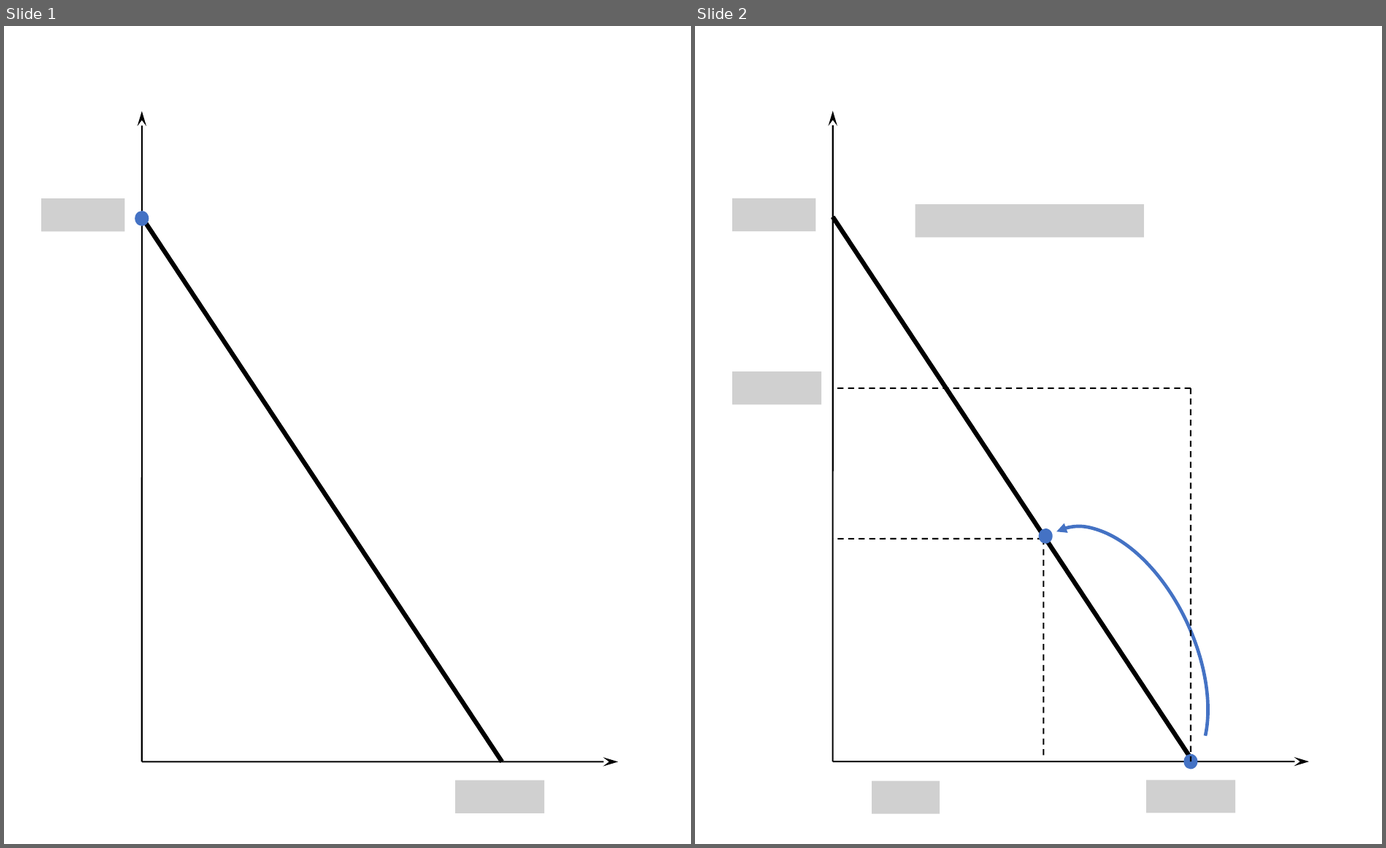
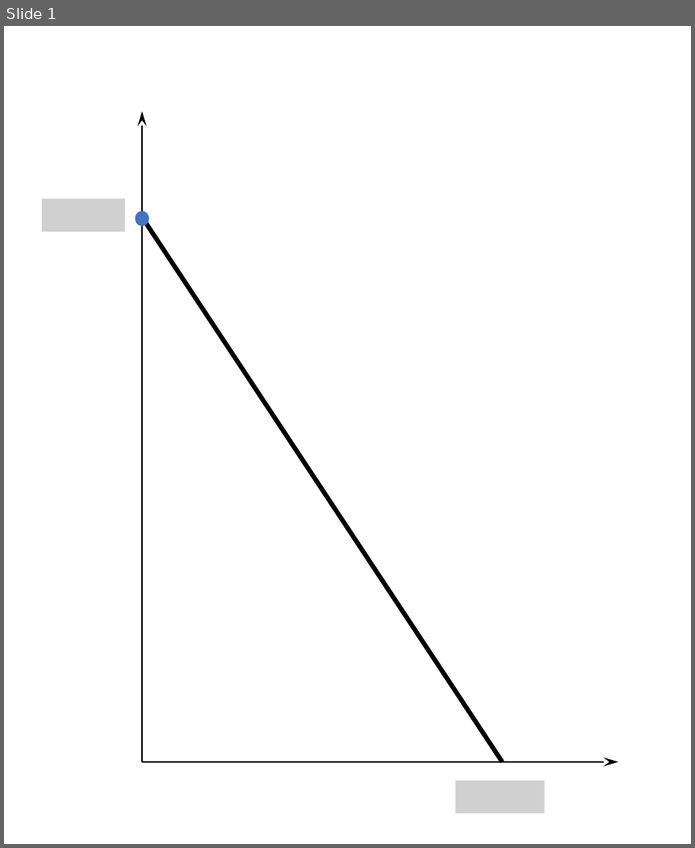
Before and after one commit to peteawag/ECO00001I-A-Microeconomics-II-2019, a slide deck: img/insurance.pptx. Shown side by side, each under a label of ours: slides 1 and 2 before the commit, slide 1 after it. The pictures are 1386x848 and 695x848 pixels, drawn with LibreOffice and Linux fonts; fonts in the diff are those of the drawing; grey boxes stand for pictures. Boxes give left, top, right and bottom in pixels: in the first picture for what was removed or moved away, otherwise in the second. Text is boxed around its words. In the diff, an @@ line names an element or a change of style, - is before the commit and + after.

```diff
--- a/img/insurance.pptx
+++ b/img/insurance.pptx
@@ slide 2 removed at (695, 26, 1382, 844), background #FFFFFF @@
@@ group removed at (732, 111, 1309, 768): 2 arrows, 1 line, 1 ellipse, 1 picture @@
@@ picture removed at (915, 205, 1144, 238) @@
@@ picture removed at (732, 371, 821, 404) @@
@@ line removed from (1190, 388) to (832, 388) @@
@@ line removed from (1190, 388) to (1190, 761) @@
@@ arc (boxed as its full ellipse) removed at (987, 498, 1246, 814) @@
@@ ellipse removed at (1038, 529, 1053, 544) @@
@@ line removed from (1044, 538) to (832, 538) @@
@@ line removed from (1044, 538) to (1044, 759) @@
@@ picture removed at (872, 781, 940, 813) @@
@@ picture removed at (1146, 779, 1236, 812) @@
```
Also in this commit, not shown: 1 other slide removed, 2 other files.
